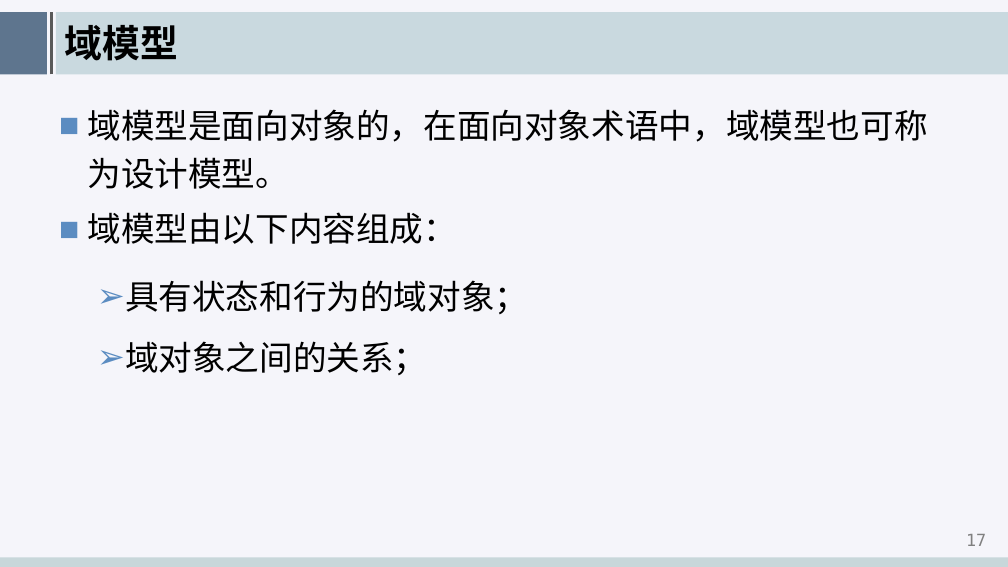
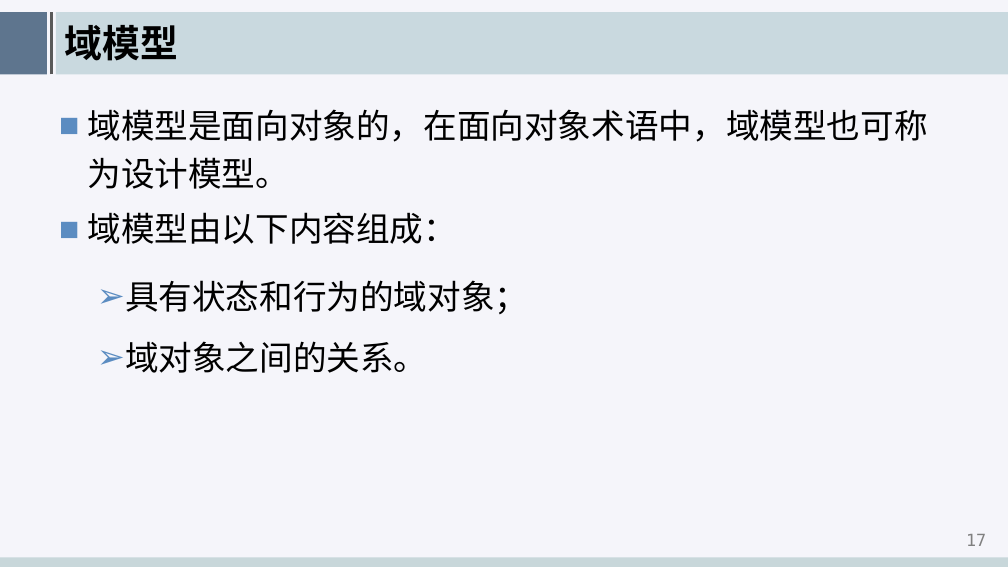
Before and after one commit to edu2act/course-hibernate, a slide deck: slide 18 of meterials/slides/ch01-hibernate-architecture.pptx. Drawn at 1008x567 pixels with LibreOffice and Linux fonts; fonts in the diff are those of the drawing; background and template pictures are left out. Boxes give left, top, right and bottom in pixels: in the first picture for what was removed or moved away, otherwise in the second. Text is boxed around its words. In the diff, an @@ line names an element or a change of style, - is before the commit and + after.

Commit message:
update ch01 slide

```diff
--- a/meterials/slides/ch01-hibernate-architecture.pptx
+++ b/meterials/slides/ch01-hibernate-architecture.pptx
@@ text at [125, 341, 427, 373]: text changed @@
-  ➢ 域对象之间的关系；
+  ➢ 域对象之间的关系。
```
Also in this commit, not shown: 1 other file.
